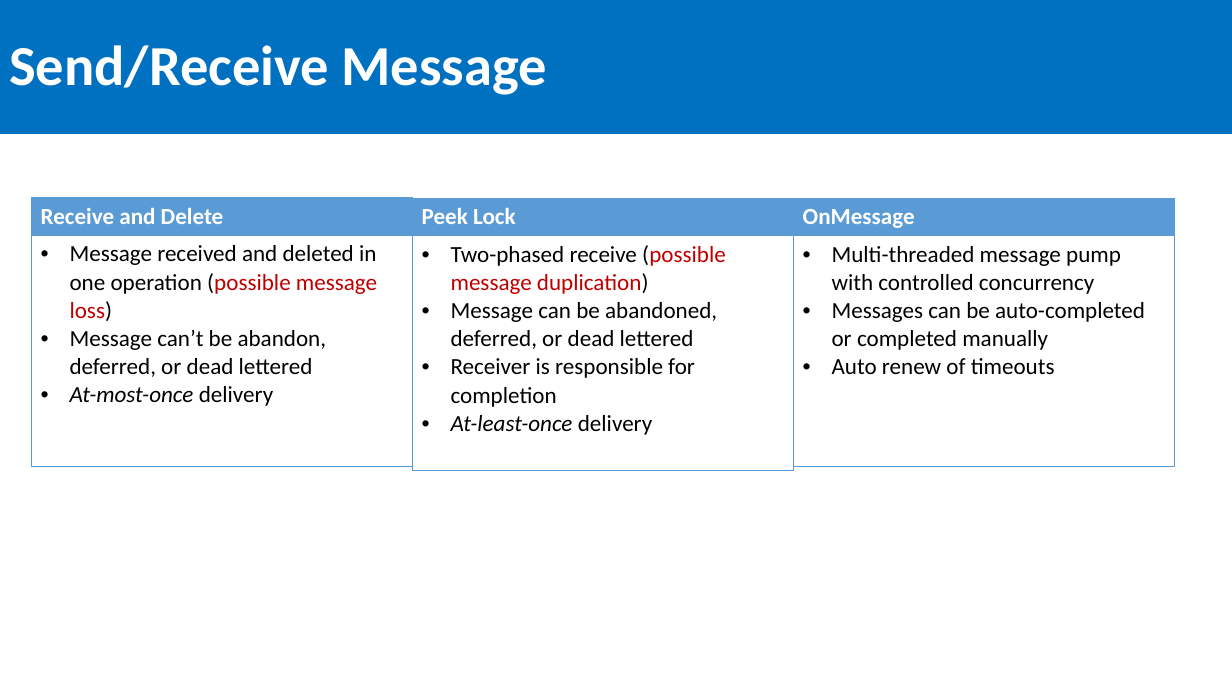
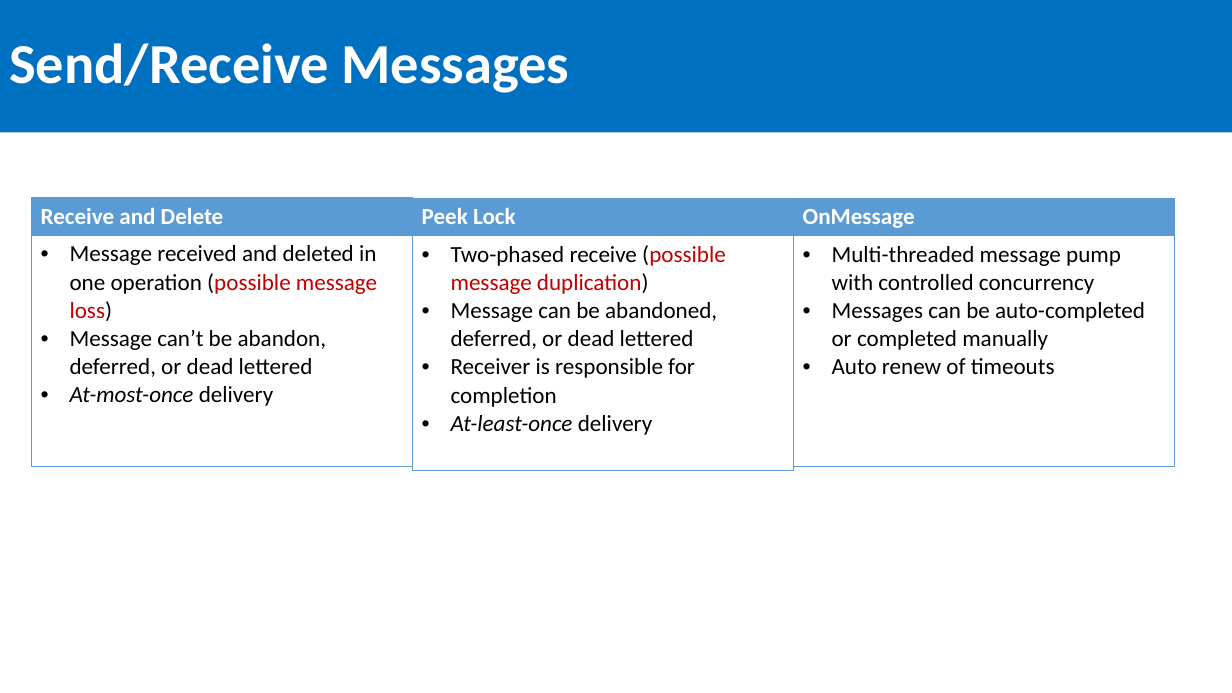
Before and after one commit to SeanFeldman/ASB-DotNet-YYC, a slide deck: slide 16 of Azure Service Bus Calgary .NET usergroup 2016-03-24.pptx. Drawn at 1232x693 pixels with LibreOffice and Linux fonts; fonts in the diff are those of the drawing. Boxes give left, top, right and bottom in pixels: in the first picture for what was removed or moved away, otherwise in the second. Text is boxed around its words. In the diff, an @@ line names an element or a change of style, - is before the commit and + after.

```diff
--- a/Azure Service Bus Calgary .NET usergroup 2016-03-24.pptx
+++ b/Azure Service Bus Calgary .NET usergroup 2016-03-24.pptx
@@ title at [9, 43, 570, 93]: text changed @@
-Send/Receive Message
+Send/Receive Messages
```
Also in this commit, not shown: 2 other slides changed, 1 slide added, 1 slide removed, 2 other files.
